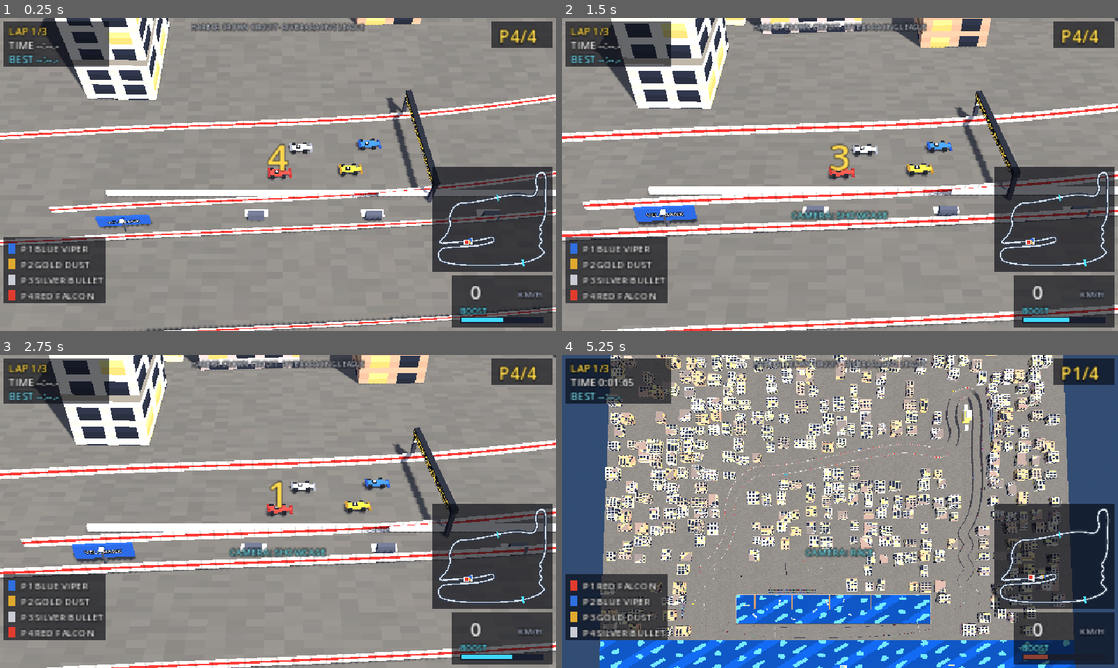
Above: before the commit, frames 1-4 (two rows, left to right).
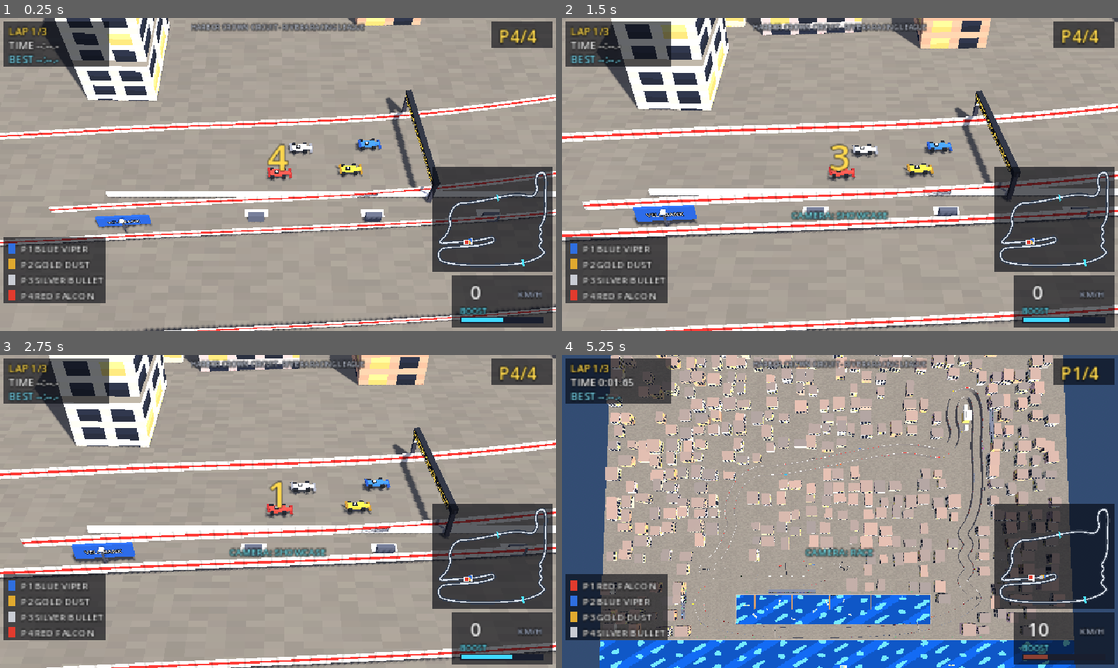
Above: after the commit, the same moments.

Repository: dtcbychris/lookie
Game: Godot game, scene res://scenes/harbor_crown_circuit.tscn
The game is run twice, just before and just after one commit, with the same random seed, the same clock (stepped at 60 frames per second) and the same inputs.
Inputs:
- Up to frame 1 (0.25 s): no input
- Up to frame 2 (1.5 s): hold D (steer_right) 0.53-1.28 s; tap C (camera) at 0.6 s; hold S (brake) from 1.28 s (still down); tap Shift (boost) at 1.35 s
- Up to frame 3 (2.75 s): tap C (camera) at 1.55, 2.1 s; release S (brake) at 2.03 s; hold D (steer_right) from 2.03 s (still down)
- Up to frame 4 (5.25 s): release D (steer_right) at 2.78 s; hold Up 2.78-3.53 s; tap Tab (overview) at 2.85 s; tap C (camera) at 3.05, 3.8, 4.35 s; hold W (throttle) 3.53-4.28 s; hold A (steer_left) 3.53-5.03 s; hold S (brake) from 5.03 s (still down); hold Shift (boost) from 5.03 s (still down)

The runs differ from the first frame. In frame 1, 5.2% of the frame differs, in the area x 0-100%, y 0-100%; in frame 2, 6.5%; in frame 3, 6.9%; in frame 4, 15%, in the area x 6-92%, y 0-100%.

Commit message:
Playtest round 2: gradual braking, fix see-through road
- Brake no longer stops the car instantly: force softened to 80% and
  player input ramps in over ~1/3s (tap = gentle scrub, hold = full);
  AI braking formula uses the matched effective force
- Fix "see-through" road: it was z-fighting with the ground slab.
  Road now rides 0.8 units above grade, tunnel dip removed entirely,
  camera near plane raised 0.05 -> 4.0 for usable depth precision
- Uniform flat-up normals on the road ribbon so asphalt reads the same
  charcoal on climbs and descents (slope lighting washed it out)
- Contrast pass: darker asphalt, lighter warmer ground
- Headless sim green: laps 45.9-47.5s, spread 1.67s

https://claude.ai/code/session_01LjE6X8FbmbjT1RiC5ZbF2u

Diff:
--- a/pixelgp/scripts/ai_driver.gd
+++ b/pixelgp/scripts/ai_driver.gd
@@ -22,7 +22,10 @@
 	var i0: int = car.idx
 	var n: int = track.n
 
-	# proven braking formula over distance lookahead
+	# proven braking formula over distance lookahead, using the same effective
+	# brake force the car actually has (BRAKE * BRAKE_EFFECT), with the
+	# prototype's 0.8 planning margin on top
+	var brake_eff: float = car.BRAKE * car.BRAKE_EFFECT
 	var v_allow_min: float = car.MAXV
 	var d := 0.0
 	var k := 0
@@ -31,7 +34,7 @@
 		d += track.step_len[j]
 		k += 1
 		var cv: float = maxf(track.curvature[(i0 + k) % n], 0.0008)
-		v_allow_min = minf(v_allow_min, sqrt(car.LATG / cv + 2.0 * car.BRAKE * 0.8 * d))
+		v_allow_min = minf(v_allow_min, sqrt(car.LATG / cv + 2.0 * brake_eff * 0.8 * d))
 	var cv_now: float = maxf(track.curvature[i0], 0.0008)
 	v_allow_min = minf(v_allow_min, sqrt(car.LATG / cv_now))
 	var v_target: float = minf(car.MAXV, v_allow_min * 0.89) * skill
--- a/pixelgp/scripts/car_physics.gd
+++ b/pixelgp/scripts/car_physics.gd
@@ -48,6 +48,9 @@
 ## made lift-and-coast nearly as strong as braking (playtest: brake felt
 ## irrelevant), so only part of it applies.
 const COAST_DRAG_SCALE := 0.55
+## Full BRAKE force stopped the car almost instantly (playtest) — soften it.
+## The AI braking formula must use the same effective force (ai_driver.gd).
+const BRAKE_EFFECT := 0.8
 
 func setup(p_track, slot: int) -> void:
 	track = p_track
@@ -87,7 +90,7 @@
 
 	var vmax := MAXV * (BOOST_MULT if boosting else 1.0) * float(input.get("vmax_scale", 1.0))
 	speed += ACCEL * (1.25 if boosting else 1.0) * throttle * dt
-	speed -= BRAKE * brake_in * dt
+	speed -= BRAKE * BRAKE_EFFECT * brake_in * dt
 	speed -= speed * DRAG * COAST_DRAG_SCALE * dt
 	speed = clampf(speed, 0.0, vmax)
 
--- a/pixelgp/scripts/follow_camera.gd
+++ b/pixelgp/scripts/follow_camera.gd
@@ -23,6 +23,10 @@
 	race = p_race
 	track = p_track
 	fov = 30.0
+	# tight near plane = depth precision; the default 0.05 near makes the road
+	# z-fight the ground slab at distance ("see-through road" playtest bug)
+	near = 4.0
+	far = 6000.0
 	var lo := Vector3(INF, 0, INF)
 	var hi := Vector3(-INF, 0, -INF)
 	for p in track.samples:
--- a/pixelgp/scripts/pixel_textures.gd
+++ b/pixelgp/scripts/pixel_textures.gd
@@ -34,9 +34,9 @@
 	var img := Image.create(32, 32, false, Image.FORMAT_RGBA8)
 	for y in 32:
 		for x in 32:
-			var v := 0.065 + rng.randf() * 0.025
+			var v := 0.05 + rng.randf() * 0.02
 			if rng.randf() < 0.04:
-				v += 0.04
+				v += 0.035
 			img.set_pixel(x, y, Color(v, v, v * 1.12))
 	return _tex(img)
 
@@ -104,8 +104,8 @@
 	var img := Image.create(24, 24, false, Image.FORMAT_RGBA8)
 	for y in 24:
 		for x in 24:
-			var v := 0.36 + rng.randf() * 0.04
-			img.set_pixel(x, y, Color(v, v * 0.97, v * 0.9))
+			var v := 0.41 + rng.randf() * 0.045
+			img.set_pixel(x, y, Color(v, v * 0.95, v * 0.86))
 	return _tex(img)
 
 static func water_material() -> ShaderMaterial:
--- a/pixelgp/scripts/race_manager.gd
+++ b/pixelgp/scripts/race_manager.gd
@@ -16,6 +16,7 @@
 var race_time := -3.6
 var positions: Array = []  # car indices, best first
 var player_finish_pos := 0
+var _brake_ramp := 0.0
 
 func _physics_process(dt: float) -> void:
 	if Input.is_action_just_pressed("restart"):
@@ -42,9 +43,15 @@
 		player_finish_pos = positions.find(player_index) + 1
 
 func _player_input() -> Dictionary:
+	# brake ramps in over ~1/3s: a tap scrubs speed gently, a hold gives full
+	# force (playtest: instant full brake felt like hitting a wall)
+	if Input.is_action_pressed("brake"):
+		_brake_ramp = minf(_brake_ramp + get_physics_process_delta_time() / 0.35, 1.0)
+	else:
+		_brake_ramp = 0.0
 	return {
 		"throttle": Input.get_action_strength("throttle"),
-		"brake": Input.get_action_strength("brake"),
+		"brake": _brake_ramp,
 		"steer": Input.get_action_strength("steer_right") - Input.get_action_strength("steer_left"),
 		"boost": Input.is_action_pressed("boost"),
 	}
--- a/pixelgp/scripts/scenery_builder.gd
+++ b/pixelgp/scripts/scenery_builder.gd
@@ -390,7 +390,7 @@
 		var b := pts[s + 1]
 		var dir := (b - a).normalized()
 		var nrm := Vector2(dir.y, -dir.x) * 6.5
-		var y := 0.08
+		var y := 0.65  # just under road grade (ROAD_BASE) so the ramps read
 		var l0 := Vector3(a.x + nrm.x, y, a.y + nrm.y)
 		var r0 := Vector3(a.x - nrm.x, y, a.y - nrm.y)
 		var l1 := Vector3(b.x + nrm.x, y, b.y + nrm.y)
@@ -410,7 +410,7 @@
 	_box(Vector3(330, 3.5, 1.6), Vector3(666, 1.75, 1196), Pix.flat_mat(Color(0.9, 0.9, 0.92)))
 	var box_mat := Pix.flat_mat(Color(0.95, 0.95, 0.95), 0.1)
 	for s in 4:
-		_box(Vector3(12, 0.1, 4.5), Vector3(580 + s * 60, 0.15, 1207), box_mat)
+		_box(Vector3(12, 0.1, 4.5), Vector3(580 + s * 60, 0.72, 1207), box_mat)
 	_label("PIT IN", Vector3(_w(213, 597).x, 6, _w(213, 597).y + 10), Vector3(-1, 0, 0.3), Color(0.4, 1.0, 0.5), 40)
 	_label("PIT OUT", Vector3(_w(437, 594).x, 6, _w(437, 594).y + 8), Vector3(1, 0, 0), Color(1.0, 0.6, 0.3), 40)
 	# pit crew gantries (kept inside the narrow pit corridor)
--- a/pixelgp/scripts/track_builder.gd
+++ b/pixelgp/scripts/track_builder.gd
@@ -48,6 +48,10 @@
 		var l1 := _row_point(i1, lat_l, y_off)
 		var r1 := _row_point(i1, lat_r, y_off)
 		var v1: float = v + track.step_len[i0] * 0.08
+		# flat-up normals: uniform shading on climbs and descents, so the
+		# asphalt reads the same charcoal everywhere (slope-lit road looked
+		# washed out / "invisible" against the ground)
+		st.set_normal(Vector3.UP)
 		st.set_uv(Vector2(0, v)); st.add_vertex(l0)
 		st.set_uv(Vector2(1, v)); st.add_vertex(r0)
 		st.set_uv(Vector2(0, v1)); st.add_vertex(l1)
@@ -55,7 +59,6 @@
 		st.set_uv(Vector2(1, v)); st.add_vertex(r0)
 		st.set_uv(Vector2(1, v1)); st.add_vertex(r1)
 		v = v1
-	st.generate_normals()
 	st.set_material(mat)
 	var mi := MeshInstance3D.new()
 	mi.mesh = st.commit()
--- a/pixelgp/scripts/track_data.gd
+++ b/pixelgp/scripts/track_data.gd
@@ -8,6 +8,7 @@
 
 const WORLD_SCALE := 2.0      # art px -> world units
 const ELEV_SCALE := 4.0       # elevation meters -> world units
+const ROAD_BASE := 0.8        # road rides clear of the ground slab (anti z-fight)
 const SAMPLES_PER_SEG := 14
 const HALF := 23.0            # road half width, world units
 const CHECKPOINT_COUNT := 8
@@ -16,12 +17,12 @@
 
 ## Hand-authored elevation per control point (meters), following the JSON's
 ## elevation_intent: harbor level at start, climb the esses to the casino
-## crest (+12 m), descend back to the harbor. The tunnel keeps only a token
-## dip: a deeper trench sinks the road below the causeway ground slab and the
-## camera loses the car before the tunnel (playtest bug).
+## crest (+12 m), descend back to the harbor. The tunnel runs at harbor grade:
+## any dip puts the road surface within z-fighting range of the ground slab
+## (playtest: "see-through road") — the covered ribs sell the tunnel instead.
 const ELEVATION_M := [
 	0.0, 0.0, 0.0, 0.0, 0.0, 0.0, 0.0, 0.0, 0.0, 0.0,
-	0.0, -0.1, -0.1, -0.1, -0.1, -0.1, -0.1, 0.0, 0.0, 0.3,
+	0.0, 0.0, 0.0, 0.0, 0.0, 0.0, 0.0, 0.0, 0.0, 0.3,
 	0.8, 1.6, 2.5, 3.4, 4.4, 5.4, 6.4, 7.4, 8.4, 9.2,
 	9.9, 10.5, 11.2, 11.7, 12.0, 12.0, 12.0, 12.0, 11.8, 11.4,
 	11.0, 10.5, 10.0, 9.4, 8.8, 8.2, 7.6, 7.0, 6.5, 6.1,
@@ -57,7 +58,7 @@
 	var ctrl: Array[Vector3] = []
 	for i in m:
 		var p: Array = cps[i]
-		ctrl.append(Vector3(p[0] * WORLD_SCALE, ELEVATION_M[i] * ELEV_SCALE, p[1] * WORLD_SCALE))
+		ctrl.append(Vector3(p[0] * WORLD_SCALE, ELEVATION_M[i] * ELEV_SCALE + ROAD_BASE, p[1] * WORLD_SCALE))
 	var pts := PackedVector3Array()
 	for i in m:
 		var p0 := ctrl[(i - 1 + m) % m]
Not shown, changed: pixelgp/README.md
